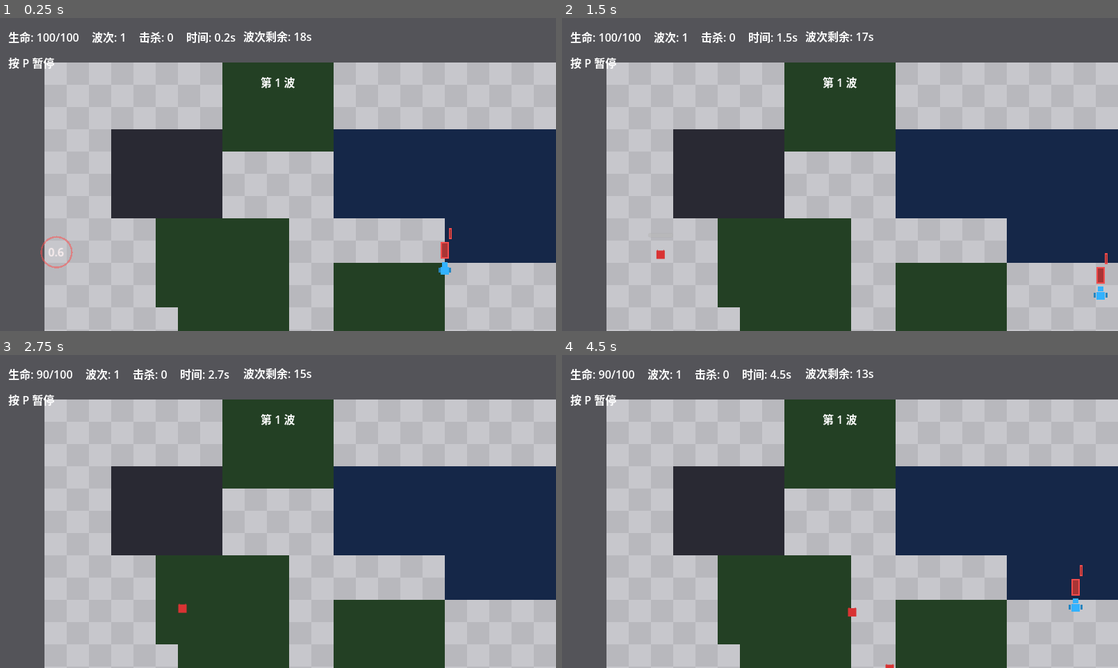
Above: before the commit, frames 1-4 (two rows, left to right).
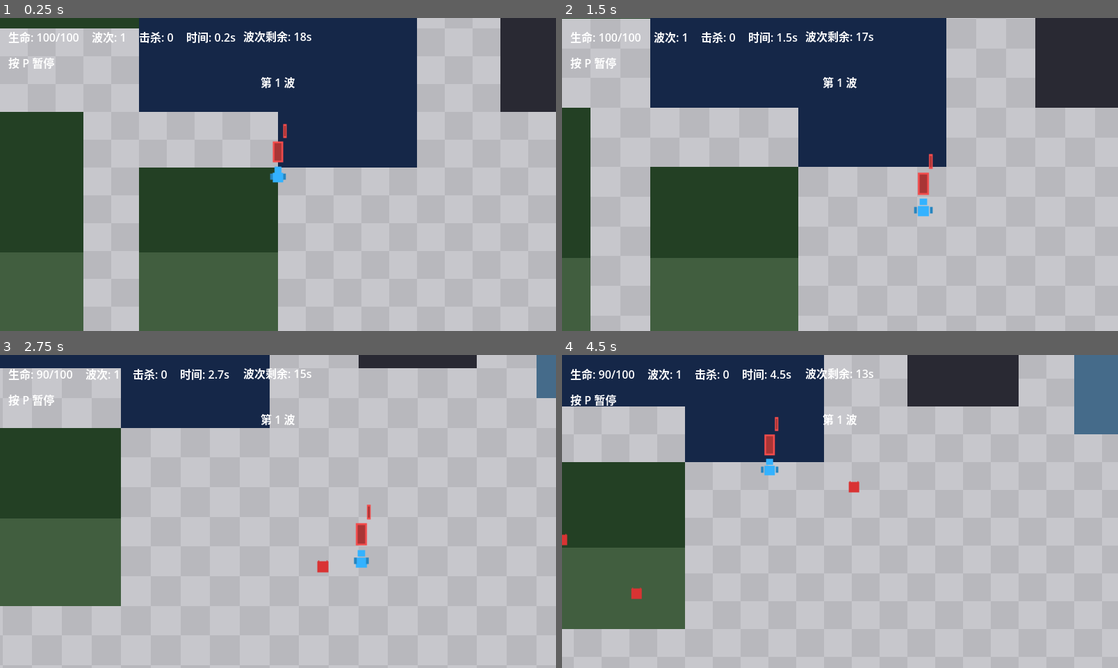
Above: after the commit, the same moments.

Repository: wanwenxin/godot-project-20260214
Game: Godot game, scene res://scenes/game.tscn
Same seed, same stepped clock (60 frames per second), same inputs: the game is played once before the commit and once after it. This scene is started directly instead of the project's main scene.
Inputs:
- Up to frame 1 (0.25 s): no input
- Up to frame 2 (1.5 s): tap Enter at 0.5 s; hold D (move_right) 0.53-1.28 s; tap = (camera_zoom_in, bound only after the commit) at 0.6 s; tap - (camera_zoom_out, bound only after the commit) at 0.8, 1.35 s; hold S (move_down) from 1.28 s (still down)
- Up to frame 3 (2.75 s): tap = (camera_zoom_in, bound only after the commit) at 1.55 s; release S (move_down) at 2.03 s; hold D (move_right) from 2.03 s (still down); tap H (toggle_enemy_hp) at 2.1 s; tap - (camera_zoom_out, bound only after the commit) at 2.3 s
- Up to frame 4 (4.5 s): release D (move_right) at 2.78 s; hold W (move_up) 2.78-3.53 s; tap = (camera_zoom_in, bound only after the commit) at 2.85, 4.35 s; hold A (move_left) from 3.53 s (still down); tap - (camera_zoom_out, bound only after the commit) at 3.6 s

The runs differ from the first frame. In frame 1, 68% of the frame differs, in the area x 0-100%, y 0-100%; in frame 2, 67%; in frame 3, 68%; in frame 4, 70%.

Commit message:
实现摄像机缩放与跟随、地图边界不可见、默认地形类型（海边/山地/平地）、以及关卡可配置的地图大小（小/中/大）。

Diff:
--- a/project.godot
+++ b/project.godot
@@ -63,6 +63,16 @@
 "events": [Object(InputEventKey,"resource_local_to_scene":false,"resource_name":"","device":-1,"window_id":0,"alt_press …(192 unchanged characters)…
 ]
 }
+camera_zoom_in={
+"deadzone": 0.5,
+"events": [Object(InputEventKey,"resource_local_to_scene":false,"resource_name":"","device":-1,"window_id":0,"alt_pressed":false,"shift_pressed":false,"ctrl_pressed":false,"meta_pressed":false,"pressed":false,"keycode":0,"physical_keycode":61,"key_label":0,"unicode":61,"location":0,"echo":false,"script":null)
+]
+}
+camera_zoom_out={
+"deadzone": 0.5,
+"events": [Object(InputEventKey,"resource_local_to_scene":false,"resource_name":"","device":-1,"window_id":0,"alt_pressed":false,"shift_pressed":false,"ctrl_pressed":false,"meta_pressed":false,"pressed":false,"keycode":0,"physical_keycode":45,"key_label":0,"unicode":45,"location":0,"echo":false,"script":null)
+]
+}
 
 [layer_names]
 
--- /dev/null
+++ b/resources/default_terrain_colors.gd
@@ -0,0 +1,28 @@
+extends RefCounted
+class_name DefaultTerrainColors
+
+## 默认地形配色：flat=平地，seaside=海边，mountain=山地。
+## 供 game.gd 在无特殊地形时使用。
+
+const FLOOR_COLORS := {
+	"flat": {
+		"floor_a": Color(0.78, 0.78, 0.80, 1.0),
+		"floor_b": Color(0.72, 0.72, 0.74, 1.0)
+	},
+	"seaside": {
+		"floor_a": Color(0.65, 0.78, 0.82, 1.0),
+		"floor_b": Color(0.55, 0.70, 0.75, 1.0)
+	},
+	"mountain": {
+		"floor_a": Color(0.55, 0.52, 0.48, 1.0),
+		"floor_b": Color(0.48, 0.45, 0.42, 1.0)
+	}
+}
+
+
+static func get_floor_colors(terrain_type: String) -> Array[Color]:
+	var t := terrain_type.to_lower()
+	if not FLOOR_COLORS.has(t):
+		t = "flat"
+	var cfg: Dictionary = FLOOR_COLORS[t]
+	return [cfg["floor_a"], cfg["floor_b"]]
--- a/resources/level_config.gd
+++ b/resources/level_config.gd
@@ -5,6 +5,8 @@
 ## 子类或 .tres 实例可覆盖默认值。
 
 @export_group("Terrain")
+@export var map_size_scale: float = 1.0  # 地图大小系数：0.8=小，1.0=中，1.2=大
+@export var default_terrain_type: String = "flat"  # 默认地形类型：flat=平地，seaside=海边，mountain=山地
 @export var grass_count_min := 2 # 草地数量最小值
 @export var grass_count_max := 4 # 草地数量最大值
 @export var shallow_water_count_min := 1 # 浅水数量最小值
@@ -54,6 +56,8 @@
 
 func get_terrain_params() -> Dictionary:
 	return {
+		"map_size_scale": map_size_scale,
+		"default_terrain_type": default_terrain_type,
 		"grass_count_min": grass_count_min,
 		"grass_count_max": grass_count_max,
 		"shallow_water_count_min": shallow_water_count_min,
--- a/scenes/game.tscn
+++ b/scenes/game.tscn
@@ -16,6 +16,10 @@
 player_scene = ExtResource("2")
 terrain_colors = ExtResource("10")
 victory_wave = 5
+
+[node name="GameCamera2D" type="Camera2D" parent="."]
+current = true
+position = Vector2(640, 360)
 
 [node name="WorldBackground" type="ColorRect" parent="."]
 offset_right = 1280.0
--- a/scripts/game.gd
+++ b/scripts/game.gd
@@ -39,6 +39,11 @@
 @export var boundary_thickness := 28.0 # 边界厚度
 @export var boundary_color := Color(0.33, 0.33, 0.35, 1.0) # 边界颜色
 @export var terrain_colors: Resource  # 地形色块配置，优先从此读取；空则用上方 @export 默认色
+@export var camera_zoom_scale: float = 0.8  # 摄像机缩放系数（<1时为靠近地面）
+@export var camera_zoom_min: float = 0.7  # 缩放下限（更近）
+@export var camera_zoom_max: float = 1.3  # 缩放上限（更远）
+@export var camera_zoom_step: float = 0.05  # 每次按键变化量
+@export var camera_dead_zone_ratio: float = 0.30  # 玩家偏离中心超过此比例时开始跟随
 
 var player  # 玩家节点引用
 var survival_time := 0.0  # 本局生存时长（秒）
@@ -63,6 +68,10 @@
 const TERRAIN_TILE_SIZE := 32
 const TERRAIN_TILE_FLOOR_A := 0
 const TERRAIN_TILE_FLOOR_B := 1
+# default_terrain_type 对应 atlas 行号：flat=0, seaside=1, mountain=2
+const TERRAIN_FLOOR_ROW_FLAT := 0
+const TERRAIN_FLOOR_ROW_SEASIDE := 1
+const TERRAIN_FLOOR_ROW_MOUNTAIN := 2
 const TERRAIN_TILE_GRASS := 2
 const TERRAIN_TILE_SHALLOW_WATER := 3
 const TERRAIN_TILE_DEEP_WATER := 4
@@ -76,6 +85,7 @@
 var _mobile_move := Vector2.ZERO
 
 @onready var wave_manager = $WaveManager
+@onready var game_camera: Camera2D = $GameCamera2D
 @onready var hud = $HUD
 @onready var pause_menu = $PauseMenu
 @onready var game_over_screen = $GameOverScreen
@@ -118,6 +128,8 @@
 	world_background.z_index = -200
 	call_deferred("_resize_world_background")
 	get_viewport().size_changed.connect(_resize_world_background)
+	# 初始化时限制缩放系数在有效范围内
+	camera_zoom_scale = clampf(camera_zoom_scale, camera_zoom_min, camera_zoom_max)
 
 
 func _resize_world_background() -> void:
@@ -135,6 +147,8 @@
 	if is_game_over:
 		return
 
+	_update_camera()
+
 	# 生存计时每帧刷新到 HUD。
 	survival_time += delta
 	hud.set_survival_time(survival_time)
@@ -150,6 +164,12 @@
 		_toggle_pause()
 	if Input.is_action_just_pressed("toggle_enemy_hp"):
 		_toggle_enemy_healthbar_visibility()
+	# 非模态时响应摄像机缩放按键
+	if not _ui_modal_active:
+		if Input.is_action_just_pressed("camera_zoom_in"):
+			camera_zoom_scale = minf(camera_zoom_scale + camera_zoom_step, camera_zoom_max)
+		if Input.is_action_just_pressed("camera_zoom_out"):
+			camera_zoom_scale = maxf(camera_zoom_scale - camera_zoom_step, camera_zoom_min)
 
 
 func _spawn_player() -> void:
@@ -220,7 +240,7 @@
 	hud.set_wave(wave)
 	hud.show_wave_banner(wave)
 	if is_instance_valid(player):
-		player.global_position = get_viewport_rect().get_center()
+		player.global_position = _playable_region.get_center()
 	if wave > 1:
 		_clear_terrain()
 		call_deferred("_spawn_terrain_map")
@@ -481,6 +501,35 @@
 		if c is Color:
 			return c
 	return fallback
+
+
+## 更新摄像机：缩放、跟随；当地图大于可视区域时，保持玩家偏离中心不超过 camera_dead_zone_ratio。
+func _update_camera() -> void:
+	if game_camera == null or not is_instance_valid(player):
+		return
+	var viewport_size := get_viewport_rect().size
+	var zoom_val := 1.0 / camera_zoom_scale
+	game_camera.zoom = Vector2(zoom_val, zoom_val)
+	var visible_size := viewport_size / zoom_val
+	if _playable_region.size.x <= visible_size.x and _playable_region.size.y <= visible_size.y:
+		# 地图可完全覆盖，摄像机固定于 region 中心
+		game_camera.position = _playable_region.get_center()
+		return
+	# 地图大于可视区域，跟随玩家，保持玩家在 30% 死区内
+	var dead_half := visible_size * camera_dead_zone_ratio * 0.5
+	var cam_pos: Vector2 = game_camera.position
+	var player_pos: Vector2 = player.global_position
+	var dx: float = player_pos.x - cam_pos.x
+	var dy: float = player_pos.y - cam_pos.y
+	if absf(dx) > dead_half.x:
+		cam_pos.x = player_pos.x - signf(dx) * dead_half.x
+	if absf(dy) > dead_half.y:
+		cam_pos.y = player_pos.y - signf(dy) * dead_half.y
+	# 限制摄像机在 region 内，避免显示区域外
+	var half_vis := visible_size * 0.5
+	cam_pos.x = clampf(cam_pos.x, _playable_region.position.x + half_vis.x, _playable_region.end.x - half_vis.x)
+	cam_pos.y = clampf(cam_pos.y, _playable_region.position.y + half_vis.y, _playable_region.end.y - half_vis.y)
+	game_camera.position = cam_pos
 
 
 func _spawn_terrain_map() -> void:
@@ -500,19 +549,20 @@
 	var obstacle_count := rng.randi_range(params.get("obstacle_count_min", obstacle_count_min), params.get("obstacle_count_max", obstacle_count_max))
 	var grass_count := rng.randi_range(params.get("grass_count_min", grass_count_min), params.get("grass_count_max", grass_count_max))
 	var margin: float = params.get("terrain_margin", terrain_margin)
-	var region := Rect2(
-		Vector2(margin, margin),
-		Vector2(
-			maxf(64.0, viewport.x - margin * 2.0),
-			maxf(64.0, viewport.y - margin * 2.0)
-		)
+	var size_scale: float = params.get("map_size_scale", 1.0)
+	var base_size := Vector2(
+		maxf(64.0, viewport.x - margin * 2.0),
+		maxf(64.0, viewport.y - margin * 2.0)
 	)
+	var region := Rect2(Vector2(margin, margin), base_size * size_scale)
 	var water_occupied: Array[Rect2] = []
 	var solid_occupied: Array[Rect2] = []
 	var deep_water_color := _get_terrain_color("deep_water", Color(0.08, 0.20, 0.42, 0.56))
 	var shallow_water_color := _get_terrain_color("shallow_water", Color(0.24, 0.55, 0.80, 0.48))
 	_setup_terrain_tilemap()
-	_spawn_walkable_floor(region)
+	var has_special_terrain := (deep_water_count + shallow_water_count + obstacle_count + grass_count) > 0
+	var default_type: String = params.get("default_terrain_type", "flat")
+	_spawn_walkable_floor(region, default_type, not has_special_terrain)
 
 	placement_attempts = int(params.get("placement_attempts", placement_attempts))
 	var water_pad: float = params.get("water_padding", water_padding)
@@ -847,15 +897,20 @@
 	var tex: Texture2D = load(tex_path) as Texture2D
 	if tex == null:
 		return
-	# 至少需要 7 个 32x32 瓦片（224x32），否则瓦片不可见，回退 ColorRect。
+	# 至少需要 7x3 个 32x32 瓦片（224x96），否则瓦片不可见，回退 ColorRect。
 	const MIN_ATLAS_W := 224
-	const MIN_ATLAS_H := 32
+	const MIN_ATLAS_H := 96
 	if tex.get_width() < MIN_ATLAS_W or tex.get_height() < MIN_ATLAS_H:
 		return
 	atlas.texture = tex
 	atlas.texture_region_size = Vector2i(TERRAIN_TILE_SIZE, TERRAIN_TILE_SIZE)
 	for i in range(7):
 		atlas.create_tile(Vector2i(i, 0))
+	# 第 1、2 行：seaside、mountain 地板瓦片
+	atlas.create_tile(Vector2i(0, 1))
+	atlas.create_tile(Vector2i(1, 1))
+	atlas.create_tile(Vector2i(0, 2))
+	atlas.create_tile(Vector2i(1, 2))
 	var tileset := TileSet.new()
 	tileset.tile_size = Vector2i(TERRAIN_TILE_SIZE, TERRAIN_TILE_SIZE)
 	tileset.add_source(atlas, 0)
@@ -880,8 +935,14 @@
 			_terrain_tilemap.set_cell(layer, Vector2i(cx, cy), source_id, atlas_coords)
 
 
-func _spawn_walkable_floor(region: Rect2) -> void:
-	# 可移动地面：用 TileMap 铺满可玩区域，棋盘格 floor_a/floor_b；无 TileMap 时回退 ColorRect。
+func _spawn_walkable_floor(region: Rect2, default_terrain_type: String = "flat", use_default_terrain: bool = false) -> void:
+	# 可移动地面：优先用 TileMap 铺满可玩区域，按 default_terrain_type 选择地板瓦片（flat/seaside/mountain）；无 TileMap 时回退 ColorRect。
+	var floor_row := TERRAIN_FLOOR_ROW_FLAT
+	var t := default_terrain_type.to_lower()
+	if t == "seaside":
+		floor_row = TERRAIN_FLOOR_ROW_SEASIDE
+	elif t == "mountain":
+		floor_row = TERRAIN_FLOOR_ROW_MOUNTAIN
 	if _terrain_tilemap != null:
 		var layer := 0
 		var source_id := 0
@@ -889,17 +950,24 @@
 		var cell_end := Vector2i(ceili(region.end.x / float(TERRAIN_TILE_SIZE)), ceili(region.end.y / float(TERRAIN_TILE_SIZE)))
 		for cx in range(cell_start.x, cell_end.x):
 			for cy in range(cell_start.y, cell_end.y):
-				var tile_type := TERRAIN_TILE_FLOOR_A if ((cx + cy) % 2 == 0) else TERRAIN_TILE_FLOOR_B
-				_terrain_tilemap.set_cell(layer, Vector2i(cx, cy), source_id, Vector2i(tile_type, 0))
+				var tile_x := TERRAIN_TILE_FLOOR_A if ((cx + cy) % 2 == 0) else TERRAIN_TILE_FLOOR_B
+				_terrain_tilemap.set_cell(layer, Vector2i(cx, cy), source_id, Vector2i(tile_x, floor_row))
 		return
 	# 回退：无 TileMap 时用 ColorRect
+	var color_a: Color
+	var color_b: Color
+	if use_default_terrain:
+		var cfg := DefaultTerrainColors.get_floor_colors(default_terrain_type)
+		color_a = cfg[0]
+		color_b = cfg[1]
+	else:
+		color_a = _get_terrain_color("floor_a", floor_color_a)
+		color_b = _get_terrain_color("floor_b", floor_color_b)
 	var floor_root := Node2D.new()
 	floor_root.name = "FloorLayer"
 	floor_root.z_index = -100
 	_terrain_container.add_child(floor_root)
 	var tile := maxf(12.0, floor_tile_size)
-	var color_a := _get_terrain_color("floor_a", floor_color_a)
-	var color_b := _get_terrain_color("floor_b", floor_color_b)
 	var x := region.position.x
 	var row := 0
 	while x < region.end.x:
@@ -934,6 +1002,7 @@
 
 
 func _spawn_boundary_body(rect: Rect2) -> void:
+	# 边界仅保留碰撞，视觉上不可见。
 	var body := StaticBody2D.new()
 	body.collision_layer = 8
 	body.collision_mask = 0
@@ -944,14 +1013,6 @@
 	body.position = rect.position + rect.size * 0.5
 	body.z_index = 10
 	body.add_child(col)
-	if _terrain_tilemap != null:
-		_paint_terrain_rect(rect, TERRAIN_TILE_BOUNDARY)
-	else:
-		var vis := ColorRect.new()
-		vis.color = _get_terrain_color("boundary", boundary_color)
-		vis.size = rect.size
-		vis.position = -rect.size * 0.5
-		body.add_child(vis)
 	_terrain_container.add_child(body)
 
 
--- a/scripts/wave_manager.gd
+++ b/scripts/wave_manager.gd
@@ -230,16 +230,27 @@
 
 
 func _random_spawn_position() -> Vector2:
-	# 在边界内采样，且尽量远离玩家；若反复失败则用“最远候选点”兜底。
-	var region := Rect2(
-		Vector2(spawn_region_margin, spawn_region_margin),
-		Vector2(
-			maxf(16.0, _viewport_size.x - spawn_region_margin * 2.0),
-			maxf(16.0, _viewport_size.y - spawn_region_margin * 2.0)
+	# 在可玩区域内采样，且尽量远离玩家；若反复失败则用“最远候选点”兜底。
+	var region: Rect2
+	var game_node := get_parent()
+	if game_node != null and game_node.has_method("get_playable_bounds"):
+		region = game_node.get_playable_bounds()
+		# 内缩 margin 避免贴边
+		region = Rect2(
+			region.position + Vector2(spawn_region_margin, spawn_region_margin),
+			region.size - Vector2(spawn_region_margin * 2.0, spawn_region_margin * 2.0)
 		)
-	)
-	var player_pos := _player_ref.global_position if is_instance_valid(_player_ref) else _viewport_size * 0.5
-	var best_pos := region.position + region.size * 0.5
+	else:
+		region = Rect2(
+			Vector2(spawn_region_margin, spawn_region_margin),
+			Vector2(
+				maxf(16.0, _viewport_size.x - spawn_region_margin * 2.0),
+				maxf(16.0, _viewport_size.y - spawn_region_margin * 2.0)
+			)
+		)
+	var region_center := region.position + region.size * 0.5
+	var player_pos := _player_ref.global_position if is_instance_valid(_player_ref) else region_center
+	var best_pos := region_center
 	var best_dist := -1.0
 	for i in range(maxi(1, spawn_attempts)):
 		var candidate := Vector2(
Binary file changed: assets/terrain/terrain_atlas.png
Not shown, added: resources/default_terrain_colors.gd.uid
Not shown, added: .cursor/rules/godot-assets.mdc
Not shown, added: .cursor/rules/godot-language.mdc
Not shown, added: .cursor/rules/godot-params.mdc
Not shown, changed: .cursor/rules/ui-layout.mdc
Not shown, changed: docs/ART_ASSET_REPLACEMENT_GUIDE.md
Not shown, changed: docs/CODE_INDEX.md
Not shown, changed: docs/DEVELOPER_GUIDE.md
Not shown, changed: scripts/tools/export_pixel_assets.py
